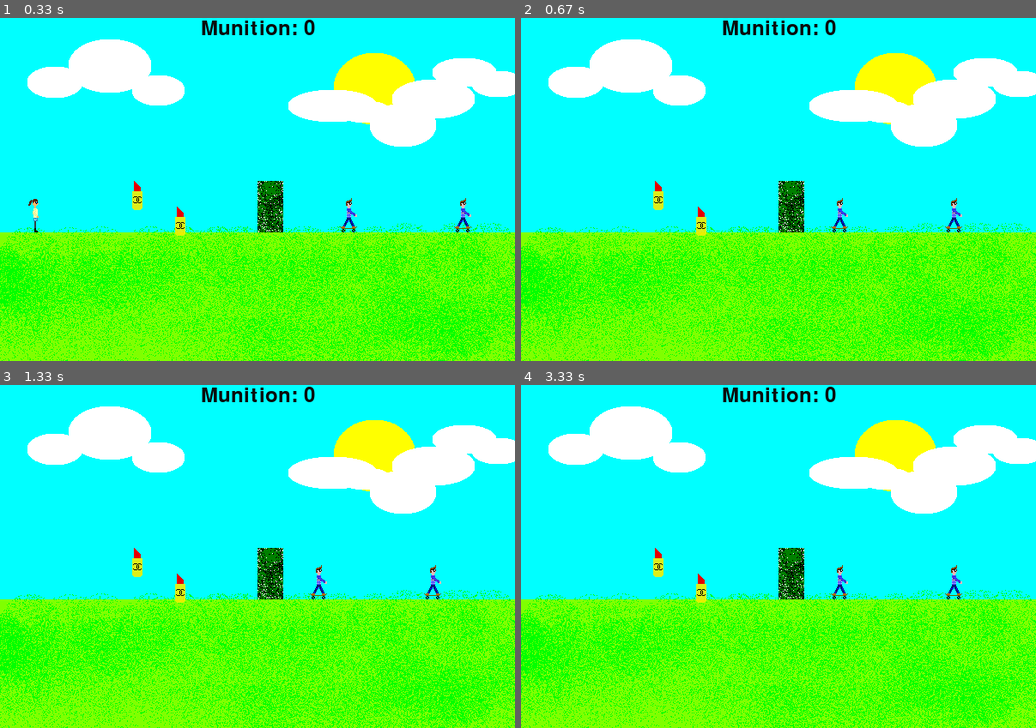
Above: before the commit, frames 1-4 (two rows, left to right).
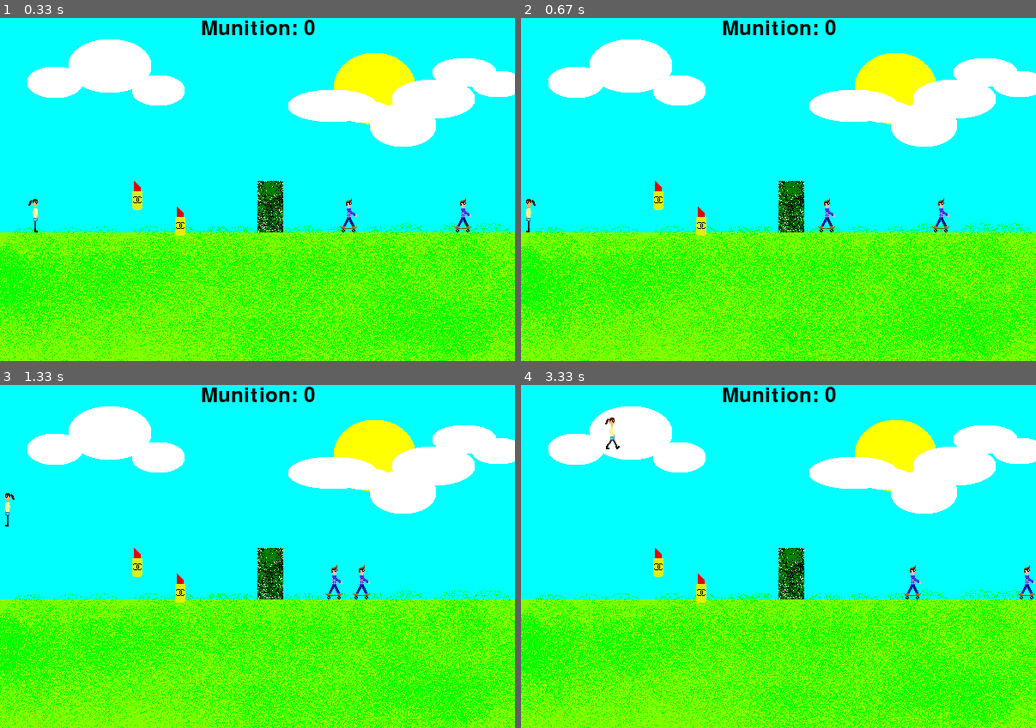
Above: after the commit, the same moments.

Repository: nagellack/SarahGame
Game: pygame game, started from Project/main.py
Two runs of this game, one before a commit and one after it. Both use one fixed random seed, a clock stepped at 60 frames per second and the inputs below. The source is Python 2; it was converted automatically to run under Python 3.
Inputs:
- Up to frame 1 (0.33 s): no input
- Up to frame 2 (0.67 s): hold Left from 0.33 s (still down)
- Up to frame 3 (1.33 s): release Left at 0.87 s; hold Down 0.9-1.2 s; tap Space at 0.97, 1.3 s; hold Left from 1.23 s (still down)
- Up to frame 4 (3.33 s): tap Space at 1.6, 1.73, 2.03, 3.3 s; release Left at 1.63 s; hold Right 1.67-2.3 s; hold Right from 3.23 s (still down)

Frame 1 is identical in both runs. In frame 2, 0.5% of the frame differs, in the area x 0-86%, y 52-63%; in frame 3, 0.5%; in frame 4, 0.5%, in the area x 16-100%, y 9-63%.

Commit message:
jhsadkjhd

Diff:
--- a/Project/Charactor.py
+++ b/Project/Charactor.py
@@ -51,6 +51,7 @@
         if sector.hasObstacle([newx,newy],self.width,self.height)==0:
             self.y = newy
             self.x = newx
+            self.absoultex+=self.steplength
             self.image=self.jumpingright
         else:
             self.isjumping=0
@@ -67,6 +68,8 @@
         if sector.hasObstacle([newx,newy],self.width,self.height)==0:
             self.y = newy
             self.x = newx
+            if self.x>=0:
+                    self.absoultex-=self.steplength
             self.image=self.jumpingleft
         else:
             self.isjumping=0
@@ -107,6 +110,7 @@
                     self.rewardcount += 1
                 self.x = newx
                 self.y = newy
+                self.absoultex+=self.steplength
                 if self.isjumping==0:
                     if self.image!='sarahmove.png':
                         self.image='sarahmove.png'
@@ -124,6 +128,8 @@
                 if sector.hasReward([newx,newy],self.width,self.height)==1:
                     self.rewardcount += 1
                 self.x = newx
+                if self.x>=0:
+                    self.absoultex-=self.steplength
                 self.y = newy
                 if self.isjumping==0:
                     if self.image!='sarahmovel.png':
--- a/Project/Game.py
+++ b/Project/Game.py
@@ -20,7 +20,7 @@
         # daraufhin muss die gui anfangen die Welt zu erstellen
 
     def getCurrentSectors(self):
-         return self.mappe.getcurrentsector(self.charactor.x)
+         return self.mappe.getcurrentsector(self.charactor.absoultex)
         # hier bekommt man von map die aktuellen sectoren
         # damit kann man die hintergrundbilder + die positionen der obstacles bekommen
 
@@ -28,6 +28,11 @@
         # anfragen ob es moeglich ist ein schritt weiter nach oben hinten oder hoch zu gehen
         currentS = self.getCurrentSectors()
         if self.charactor.move(direction,currentS):
+            if self.charactor.x >=600:
+                self.evManager.post("ChangeSector")
+                self.charactor.x=0
+            if self.charactor.x<0:
+                self.charactor.x=0
             self.evManager.post("MoveEvent")
 
     def Notify(self, event):
--- a/Project/PygameView.py
+++ b/Project/PygameView.py
@@ -9,8 +9,8 @@
         pygame.init()
         self.screen = pygame.display.set_mode((600,400),DOUBLEBUF)
         self.screen.set_alpha(None)
-
-        self.sector = self.game.mappe.sectors[0]
+        self.sectorcount = 0
+        self.sector = self.game.mappe.sectors[self.sectorcount]
         self.sectorimg = pygame.image.load(self.sector.image)
         self.screen.blit(self.sectorimg,[0,0,600,400])
 
@@ -82,3 +82,8 @@
 
         if event == 'MoveEvent':
             self.charrect.topleft = (self.character.x,self.character.y)
+
+        if event == 'ChangeSector':
+            self.sectorcount+=1
+            self.sector = self.game.mappe.sectors[self.sectorcount]
+            self.sectorimg = pygame.image.load(self.sector.image)
--- a/Project/Sector.py
+++ b/Project/Sector.py
@@ -5,7 +5,7 @@
 
 class Sector:
     def __init__(self,identity,numObstacles,numEnemies,numRewards):
-        self.identity = 1 #identity
+        self.identity = identity+1
         self.image = "Sector"+str(self.identity)+".png"
         self.numObstacles = numObstacles
         self.obstacles = []
Binary file added: Project/Sector2.png
